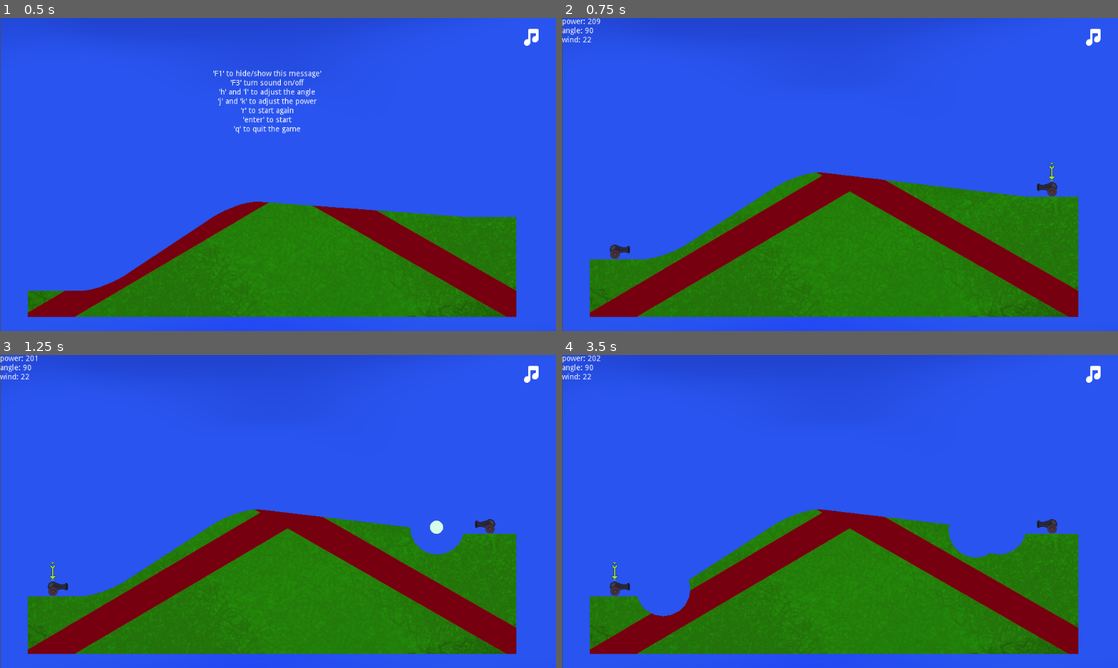
Above: before the commit, frames 1-4 (two rows, left to right).
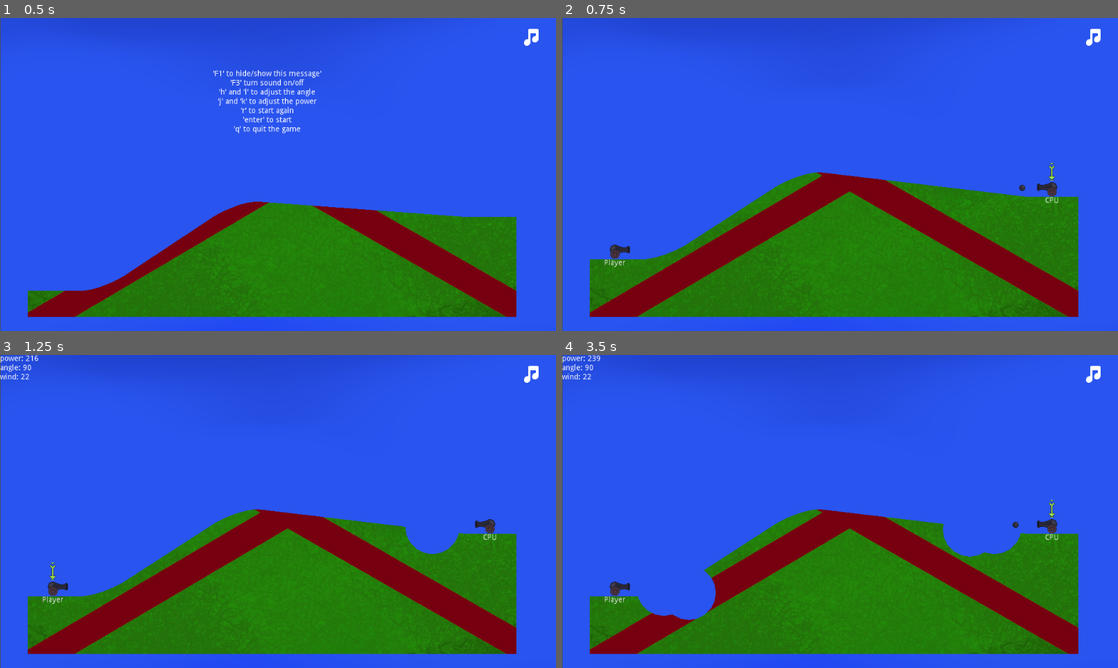
Above: after the commit, the same moments.

Repository: brianrrichter/gd_cannon
Game: Godot game, scene res://Main.tscn
Same seed, same stepped clock (60 frames per second), same inputs: the game is played once before the commit and once after it. The engine's default icon, where the game draws it, is replaced by a stand-in: a white triangle on a blue panel in a dark square.
Inputs:
- Up to frame 1 (0.5 s): no input
- Up to frame 2 (0.75 s): tap Enter at 0.5 s; hold K from 0.53 s (still down)
- Up to frame 3 (1.25 s): keep holding K; tap Space at 0.77 s; tap J at 0.8 s
- Up to frame 4 (3.5 s): release K at 1.28 s; tap J at 1.35, 2.3, 2.85 s; tap Space at 1.52, 2.75, 3.02 s; tap K at 1.55, 3.05 s; hold K 2.03-2.78 s

Frame 1 is identical in both runs. In frame 2, 0.3% of the frame differs, in the area x 0-90%, y 0-80%; in frame 3, 0.3%; in frame 4, 1.1%, in the area x 5-90%, y 0-85%.

Commit message:
* dev: cannon controlled by the computer

Diff:
--- a/Globals.gd
+++ b/Globals.gd
@@ -1,5 +1,9 @@
 extends Node
 
+const MAX_VELOCITY = 450
+const MIN_VELOCITY = 50
+
+enum player_type {HUMAN, CPU}
 
 var gravity = -900
 
--- a/scenes/Player.tscn
+++ b/scenes/Player.tscn
@@ -35,5 +35,20 @@
 [node name="ShotAudioStreamPlayer" type="AudioStreamPlayer" parent="."]
 stream = ExtResource( 5 )
 volume_db = -15.0
+
+[node name="nameLabel" type="Label" parent="."]
+anchor_left = 0.5
+anchor_top = 0.5
+anchor_right = 0.5
+anchor_bottom = 0.5
+margin_left = -36.0
+margin_top = 10.0
+margin_right = 36.0
+margin_bottom = 24.0
+text = "name here"
+align = 1
+__meta__ = {
+"_edit_use_anchors_": false
+}
 [connection signal="body_entered" from="." to="." method="_on_Player_body_entered"]
 [connection signal="body_exited" from="." to="." method="_on_Player_body_exited"]
--- a/scripts/Main.gd
+++ b/scripts/Main.gd
@@ -1,6 +1,6 @@
 extends Node2D
 
-enum {WELCOME, INITIALIZING, WAITING_INPUT, RESOLVING, CHECKING_WINNER, OVER}
+enum {WELCOME, INITIALIZING, WAITING_INPUT, WAITING_CPU, RESOLVING, CHECKING_WINNER, OVER}
 
 var game_state = WAITING_INPUT
 
@@ -9,8 +9,7 @@
 
 #var velocity = 100
 var wind_velocity = 0
-const MAX_VELOCITY = 450
-const MIN_VELOCITY = 0
+
 #var angle = 90.0
 #onready var player1 = null
 #onready var player2 = null
@@ -43,33 +42,41 @@
 		players.pop_front().queue_free()
 
 	while not resolvable_items.empty():
-		resolvable_items.pop_front().queue_free()
+		var i = resolvable_items.pop_front()
+		if i != null:
+			i.queue_free()
 
 
 	wind_velocity = randi() % 60 - 30
 
 	currentPlayer = randi() % 2
 
-
-	var player1 = create_new_player("player 1", $Floor.getSpotPosition(0))
-	var player2 = create_new_player("player 2", $Floor.getSpotPosition(1))
+	var rand_player1_type = randi() % 2
+	var rand_player2_type = (rand_player1_type + 1) % 2 #human vs cpu, choose the type wich is not the player1 type
+
+	var player1 = create_new_player("Player" if rand_player1_type == Globals.player_type.HUMAN else "CPU", $Floor.getSpotPosition(0), rand_player1_type) #Globals.player_type.HUMAN)
+	var player2 = create_new_player("Player" if rand_player2_type == Globals.player_type.HUMAN else "CPU", $Floor.getSpotPosition(1), rand_player2_type) #Globals.player_type.CPU)
 
 	if player1.position.x < player2.position.x:
-		player1.direction = 1
-		player2.direction = -1
+		player1.set_direction(1)
+		player2.set_direction(-1)
 	else:
-		player1.direction = -1
-		player2.direction = 1
-
-	if get_current_player() != null:
-		get_current_player().set_current_player(true)
+		player1.set_direction(-1)
+		player2.set_direction(1)
 
 	game_state = WAITING_INPUT
 
-func create_new_player(name, pos):
+	var curr = get_current_player()
+	if curr != null:
+		curr.set_current_player(true)
+		if curr.type == Globals.player_type.CPU:
+			game_state = WAITING_CPU
+
+func create_new_player(name, pos, type):
 	var player_instance = player_scene.instance()
-	player_instance.name = name
+	player_instance.set_player_name(name)
 	player_instance.position = pos
+	player_instance.type = type
 	add_child(player_instance)
 	players.append(player_instance)
 
@@ -107,6 +114,14 @@
 			$instructionsLabel.hide()
 			game_state = INITIALIZING
 	elif game_state == WAITING_INPUT:
+#		var curr = get_current_player()
+#		if curr != null and curr.type == Globals.player_type.CPU:
+#			var items = curr.shoot()
+#			for i in items:
+#				resolvable_items.append(i)
+#				i.connect("destroyed", $Floor, "projectile_destroyed", [i])
+#
+#			game_state = RESOLVING
 		if event is InputEventKey and event.scancode == KEY_SPACE and event.pressed == false:
 			var curr = get_current_player()
 			if curr != null:
@@ -152,10 +167,27 @@
 			game_state = OVER
 		else:
 			advance_next_player()
-			game_state = WAITING_INPUT
+			var curr = get_current_player()
+			if curr != null and curr.type == Globals.player_type.CPU:
+				game_state = WAITING_CPU
+			else:
+				game_state = WAITING_INPUT
 	elif game_state == OVER:
 
 		pass;
+	elif game_state == WAITING_CPU:
+		var curr = get_current_player()
+		if curr != null:
+#			curr.velocity = curr.velocity + 50
+			curr.cpu_update_aim()
+			var items = curr.shoot()
+			for i in items:
+				resolvable_items.append(i)
+				i.connect("destroyed", $Floor, "projectile_destroyed", [i])
+		else:
+			print("null player")
+		game_state = RESOLVING
+
 	elif game_state == WAITING_INPUT:
 		var curr = get_current_player()
 
@@ -167,12 +199,12 @@
 		var angle = curr.pointing_angle
 		if Input.is_key_pressed(KEY_K):
 			curr.velocity = curr.velocity + round(50 * delta)
-			if curr.velocity > MAX_VELOCITY:
-				curr.velocity = MAX_VELOCITY
+			if curr.velocity > Globals.MAX_VELOCITY:
+				curr.velocity = Globals.MAX_VELOCITY
 		if Input.is_key_pressed(KEY_J):
 			curr.velocity = curr.velocity - round(50 * delta)
-			if curr.velocity < MIN_VELOCITY:
-				curr.velocity = MIN_VELOCITY
+			if curr.velocity < Globals.MIN_VELOCITY:
+				curr.velocity = Globals.MIN_VELOCITY
 		if Input.is_key_pressed(KEY_L) and angle <= 360:
 			angle = angle + (100 * delta)
 		if Input.is_key_pressed(KEY_H) and angle > 0:
--- a/scripts/Player.gd
+++ b/scripts/Player.gd
@@ -1,6 +1,8 @@
 extends Area2D
 
 signal destroyed()
+
+
 
 var ball_scene = preload("res://scenes/Ball.tscn")
 var explosion_scene = preload("res://scenes/explosion.tscn")
@@ -11,6 +13,7 @@
 var velocity = 200
 onready var cannon = $Cannon
 var direction = -1
+var type = Globals.player_type.HUMAN
 
 
 # Called when the node enters the scene tree for the first time.
@@ -31,9 +34,19 @@
 func rotate_deg():
 	cannon.rotation_degrees = pointing_angle -90
 
+func set_direction(dir):
+	direction = dir
+	cannon.scale.x = direction
 
-func _process(_delta):
-	cannon.scale.x = direction
+func set_player_name(name):
+	player_name = name
+	$nameLabel.text = player_name
+
+#func _process(_delta):
+#	cannon.scale.x = direction
+
+func cpu_update_aim():
+	velocity = max((velocity + 50) % Globals.MAX_VELOCITY, Globals.MIN_VELOCITY)
 
 func shoot():
 	var resp = []
